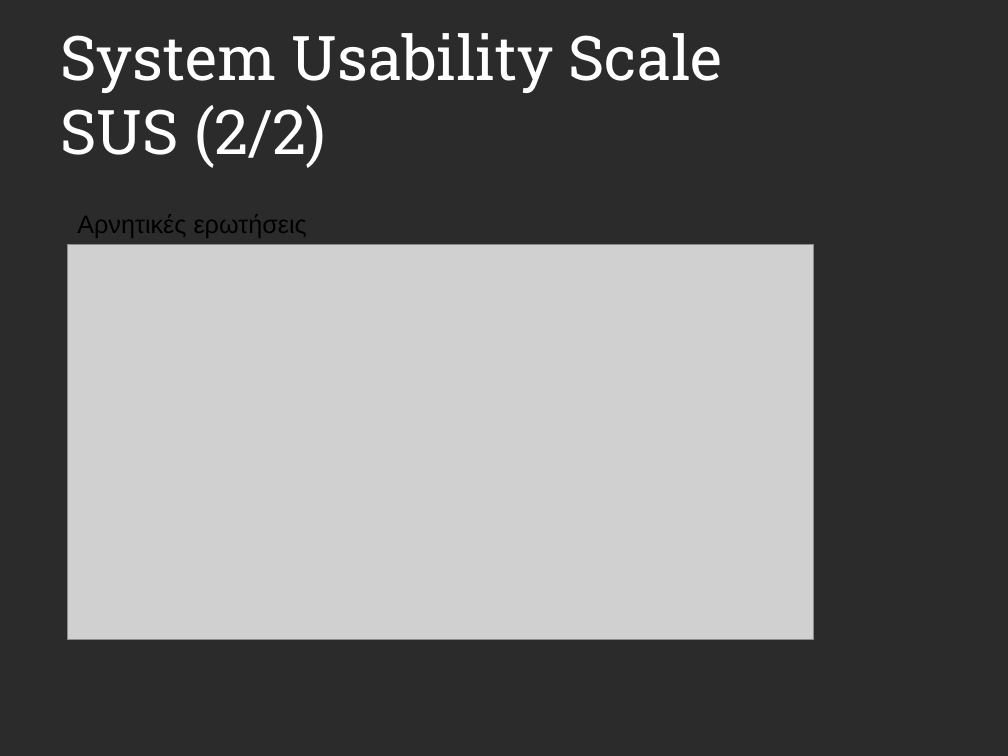
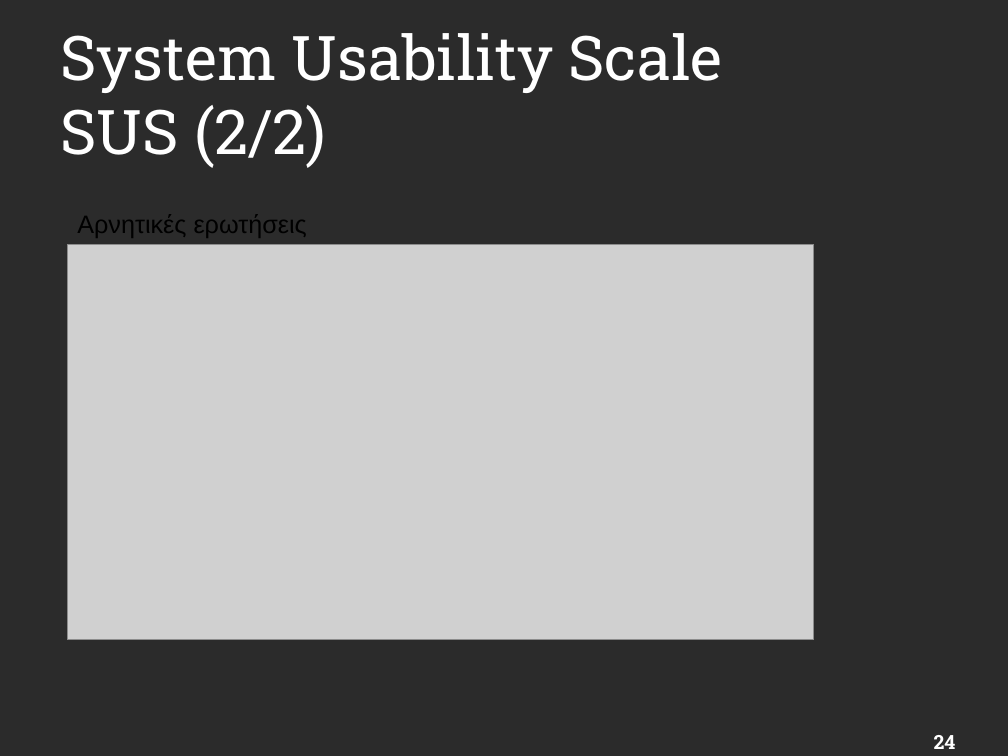
Before and after one commit to terminal0gr/WebApriori, a slide deck: slide 24 of Παραδοτέο/M102.pptx. Drawn at 1008x756 pixels with LibreOffice and Linux fonts; fonts in the diff are those of the drawing; grey boxes stand for pictures; background and template pictures are left out; a plain dark background stands for a picture behind light text. Boxes give left, top, right and bottom in pixels: in the first picture for what was removed or moved away, otherwise in the second. Text is boxed around its words. In the diff, an @@ line names an element or a change of style, - is before the commit and + after.

```diff
--- a/Παραδοτέο/M102.pptx
+++ b/Παραδοτέο/M102.pptx
@@ page number added at [934, 735, 956, 749], 14 pt, text #FFFFFF, bold @@
+24
```
Also in this commit, not shown: 28 other slides changed, 1 slide added.
